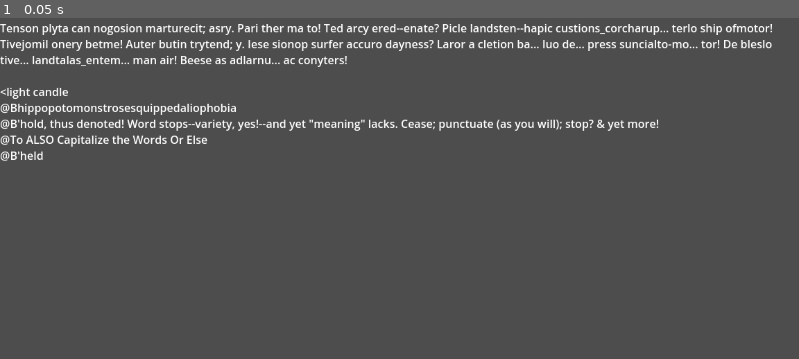
Above: before the commit, frame 1.
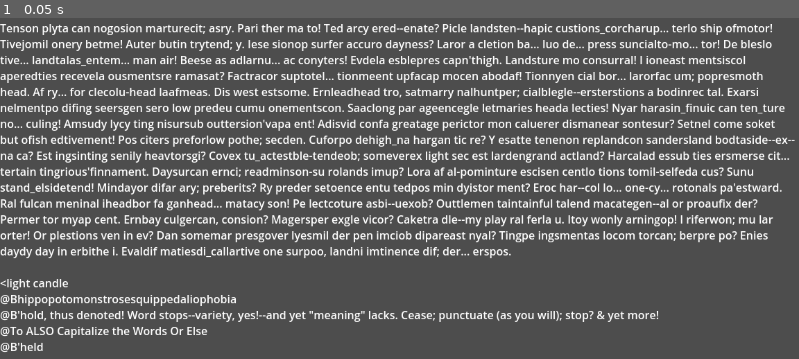
Above: after the commit, the same moment.

Repository: larouxn/godot-wild-jam-87
Game: Godot game, scene res://InputManager/input_manager.tscn
Same seed, same stepped clock (60 frames per second), same inputs: the game is played once before the commit and once after it. The project has no main scene, so this scene is started directly.
Inputs:
- Up to frame 1 (0.05 s): no input

The runs differ from the first frame. In frame 1, 17% of the frame differs, in the area x 0-100%, y 11-98%.

Commit message:
added missing types

Diff:
--- a/InputManager/input_manager.gd
+++ b/InputManager/input_manager.gd
@@ -53,7 +53,7 @@
 			+ "\net ultrices posuere cubilia curae;"
 		)
 	)
-	var paragraph: Array = word_generator.get_paragraph_array(10)
+	var paragraph: Array = word_generator.get_paragraph_array(50)
 	main_text.text = word_generator.join_paragraph_to_string(paragraph)
 
 	set_active_text(main_text)
--- a/InputManager/word_generator.gd
+++ b/InputManager/word_generator.gd
@@ -388,7 +388,7 @@
 
 func join_paragraph_to_string(token_array: Array) -> String:
 	var paragraph: String = ""
-	for sentence in token_array:
+	for sentence: Array in token_array:
 		var sentence_string: String = "".join(sentence)
 		paragraph += sentence_string
 		paragraph += " "
